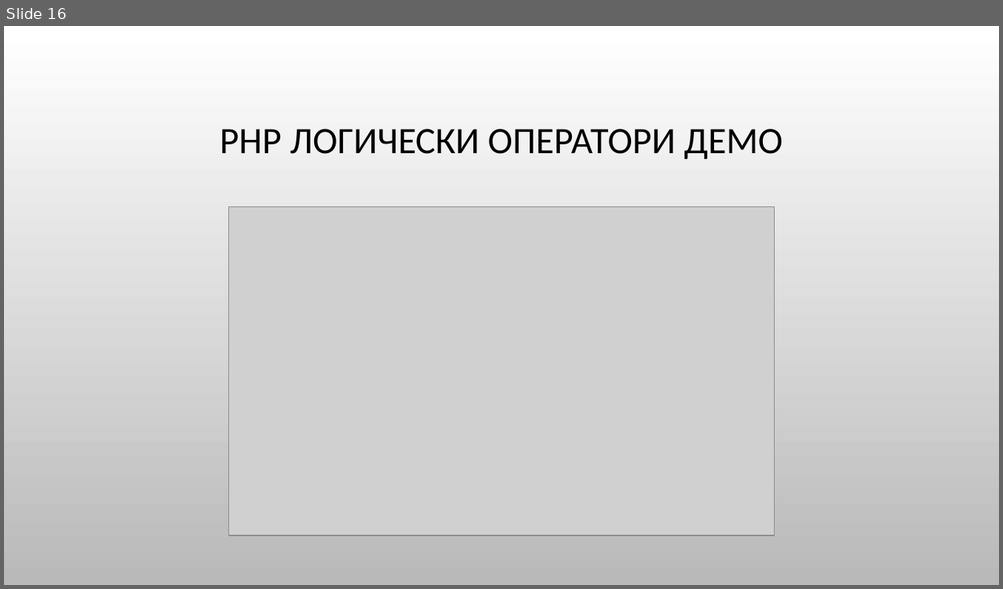
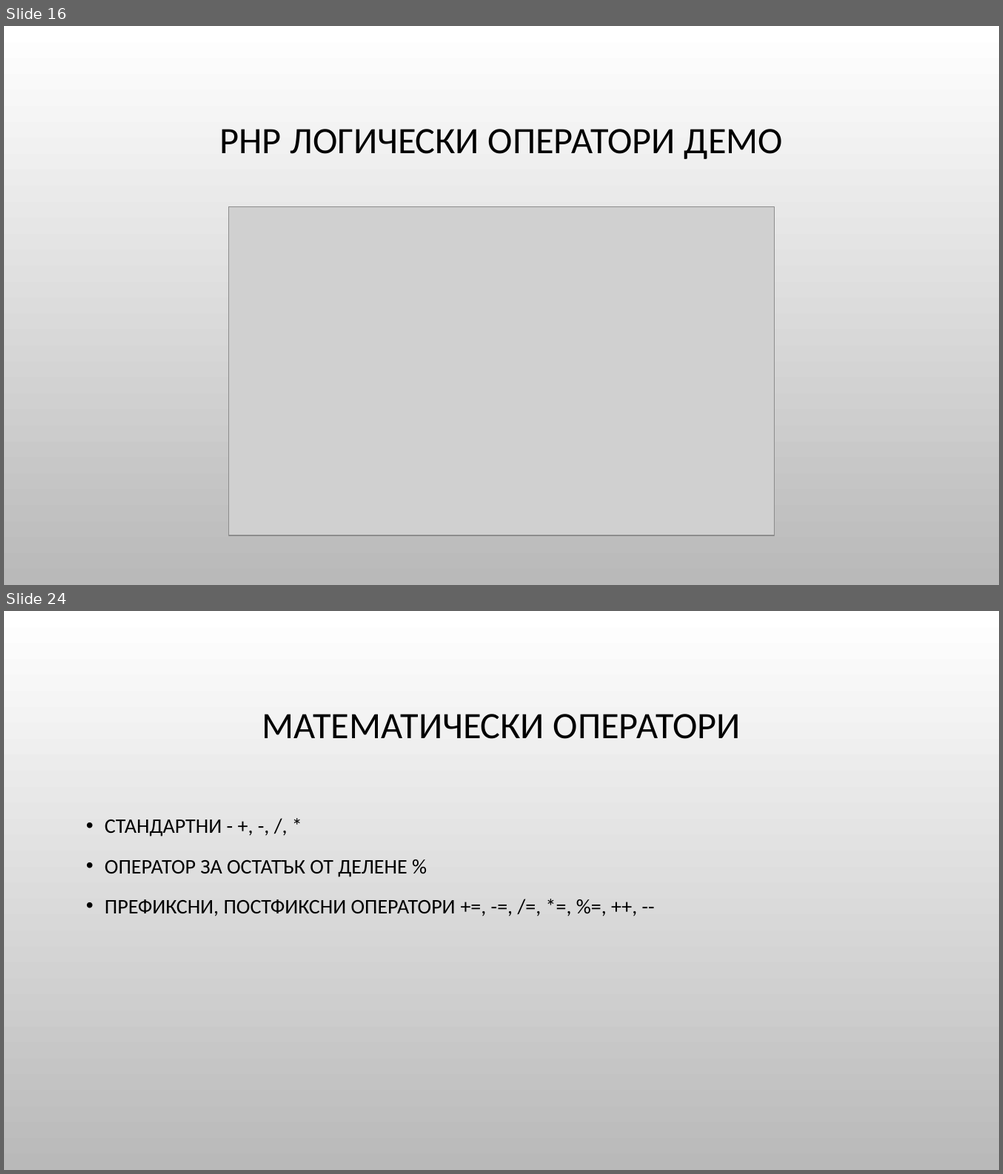
Before and after one commit to Bilyukov/php-mysql-course, a slide deck: 04.php-basics.pptx. Shown one above the other, each under a label of ours: slide 16 before the commit, slides 16 and 24 after it; the slides between them are not shown. The pictures are 1003x589 and 1003x1174 pixels, drawn with LibreOffice and Linux fonts; fonts in the diff are those of the drawing; grey boxes stand for pictures; background and template pictures are left out. Boxes give left, top, right and bottom in pixels: in the first picture for what was removed or moved away, otherwise in the second. Text is boxed around its words. In the diff, an @@ line names an element or a change of style, - is before the commit and + after.

```diff
--- a/04.php-basics.pptx
+++ b/04.php-basics.pptx
@@ slide 24 added at box(4, 611, 999, 1170), background picture (left out) @@
@@ title added at box(262, 714, 741, 739), 36 pt, text #000000 @@
+МАТЕМАТИЧЕСКИ ОПЕРАТОРИ
@@ text added at box(105, 820, 455, 917), 20 pt, text #000000 @@
+• СТАНДАРТНИ - +, -, /, *
+• ОПЕРАТОР ЗА ОСТАТЪК ОТ ДЕЛЕНЕ %
+• ПРЕФИКСНИ, ПОСТФИКСНИ ОПЕРАТОРИ +=, -=, /=, *=, %=, ++, --
```
Also in this commit, not shown: 9 other slides added, 2 slides removed, 8 other files.
